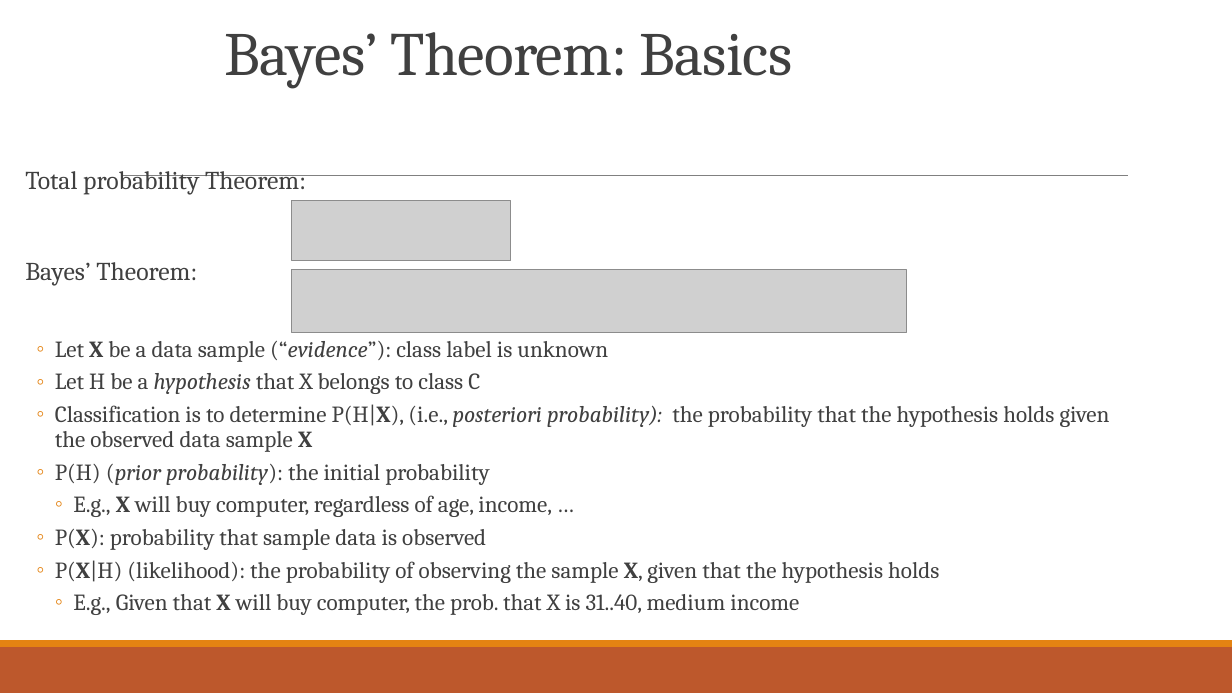
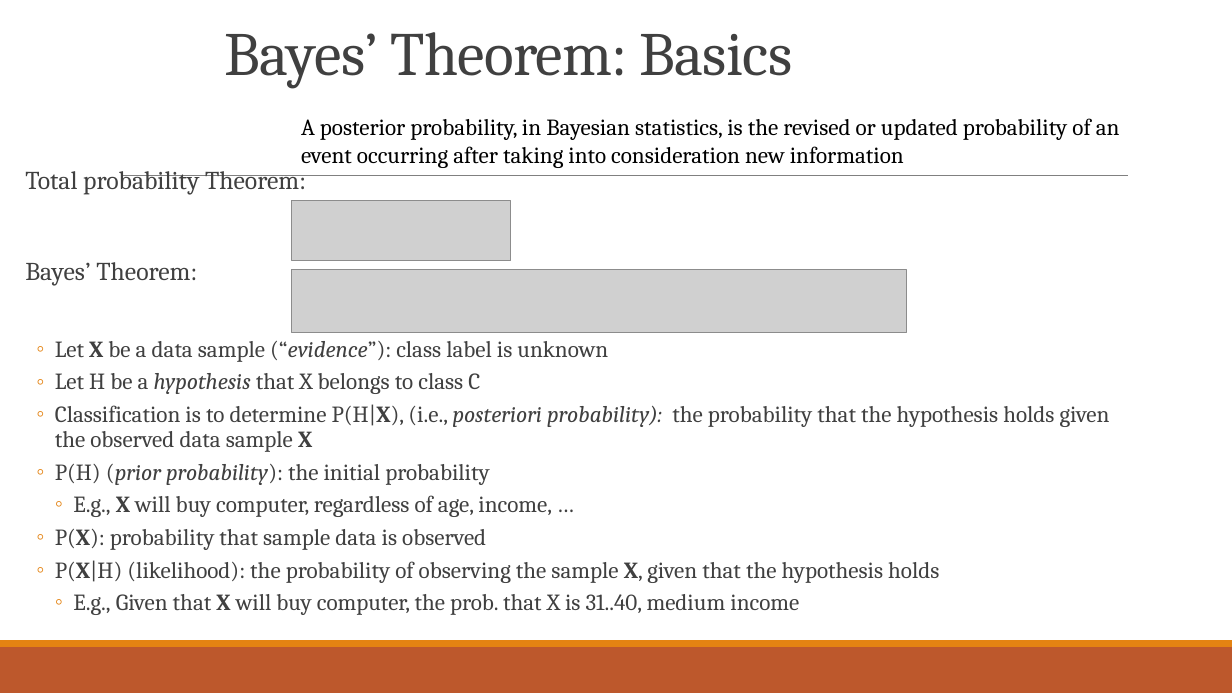
Before and after one commit to Shah-Aayush/semester-5-materials, a slide deck: slide 3 of ML - Machine Learning/Notes/Bayesian Classification.pptx. Drawn at 1232x693 pixels with LibreOffice and Linux fonts; fonts in the diff are those of the drawing; grey boxes stand for pictures. Boxes give left, top, right and bottom in pixels: in the first picture for what was removed or moved away, otherwise in the second. Text is boxed around its words. In the diff, an @@ line names an element or a change of style, - is before the commit and + after.

```diff
--- a/ML - Machine Learning/Notes/Bayesian Classification.pptx
+++ b/ML - Machine Learning/Notes/Bayesian Classification.pptx
@@ text added at [301, 118, 1120, 168], 18 pt, text #000000 @@
+A posterior probability, in Bayesian statistics, is the revised or updated probability of an event occurring after taking into consideration new information
```
Also in this commit, not shown: 1 other slide changed, 22 other files.
